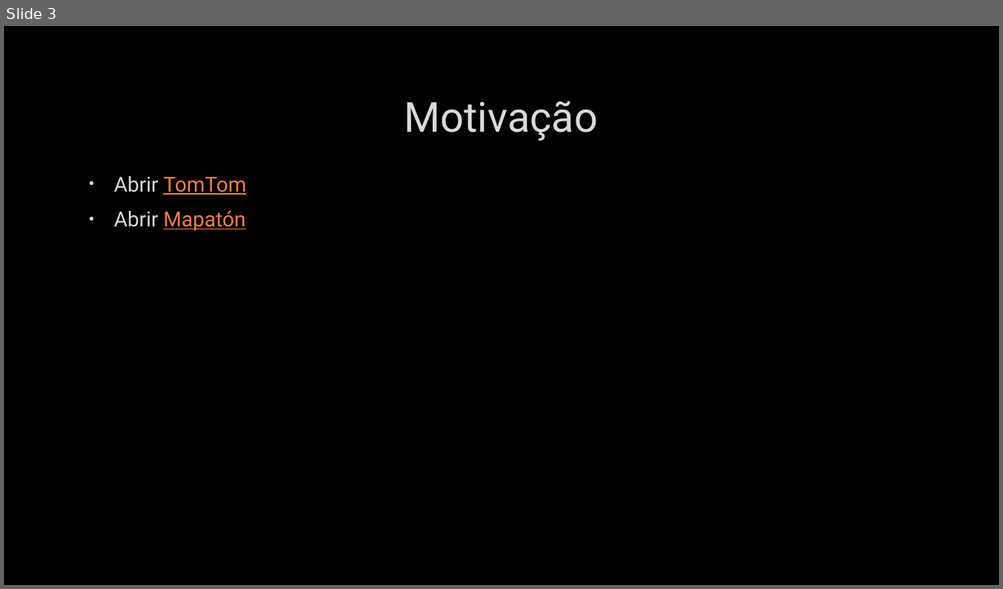
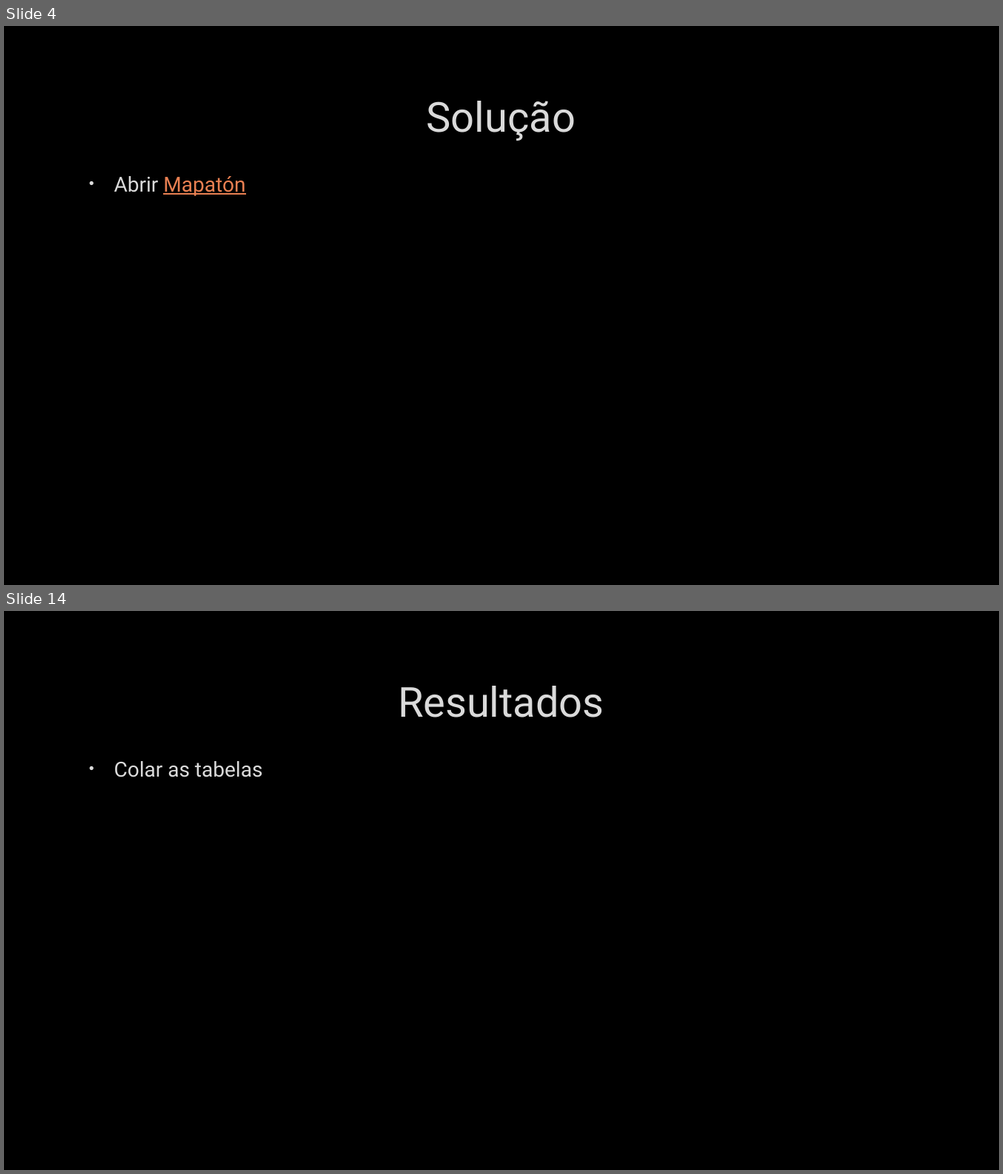
Before and after one commit to whschettert/ACO-Algorithm-for-Shortest-Path, a slide deck: Um Algoritmo de Colônia de Formigas para Otimização.pptx. Shown one above the other, each under a label of ours: slide 3 before the commit, slides 4 and 14 after it; the slides between them are not shown. The pictures are 1003x589 and 1003x1174 pixels, drawn with LibreOffice and Linux fonts; fonts in the diff are those of the drawing; background and template pictures are left out. Boxes give left, top, right and bottom in pixels: in the first picture for what was removed or moved away, otherwise in the second. Text is boxed around its words. In the diff, an @@ line names an element or a change of style, - is before the commit and + after.

```diff
--- a/Um Algoritmo de Colônia de Formigas para Otimização.pptx
+++ b/Um Algoritmo de Colônia de Formigas para Otimização.pptx
@@ slide 14 added at box(4, 611, 999, 1170), background picture (left out) @@
@@ title added at box(398, 686, 603, 718), 40 pt, text #DADADA @@
+Resultados
@@ text added at box(114, 761, 263, 777), 20 pt, text #DADADA @@
+• Colar as tabelas
@@ what was slide 3 is now slide 4 @@
@@ slide 4 changed as well @@
@@ title at box(427, 101, 575, 141): text changed @@
-Motivação
+Solução
@@ text at box(114, 176, 246, 195): paragraph removed @@
-• Abrir TomTom
```
Also in this commit, not shown: 1 other slide changed, 14 other slides added, 2 slides removed.
